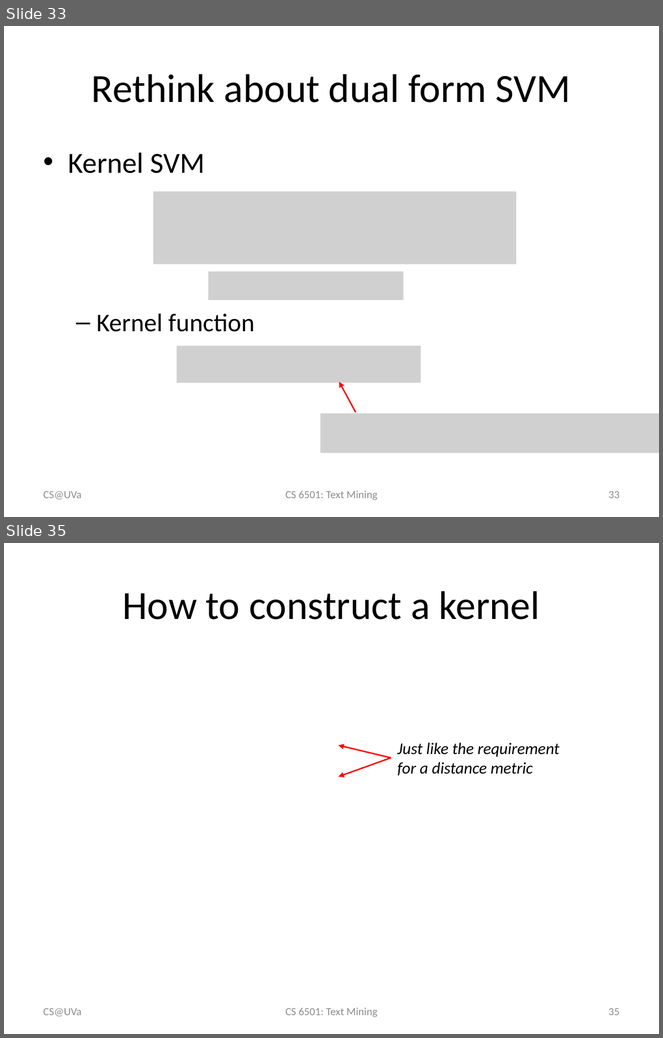
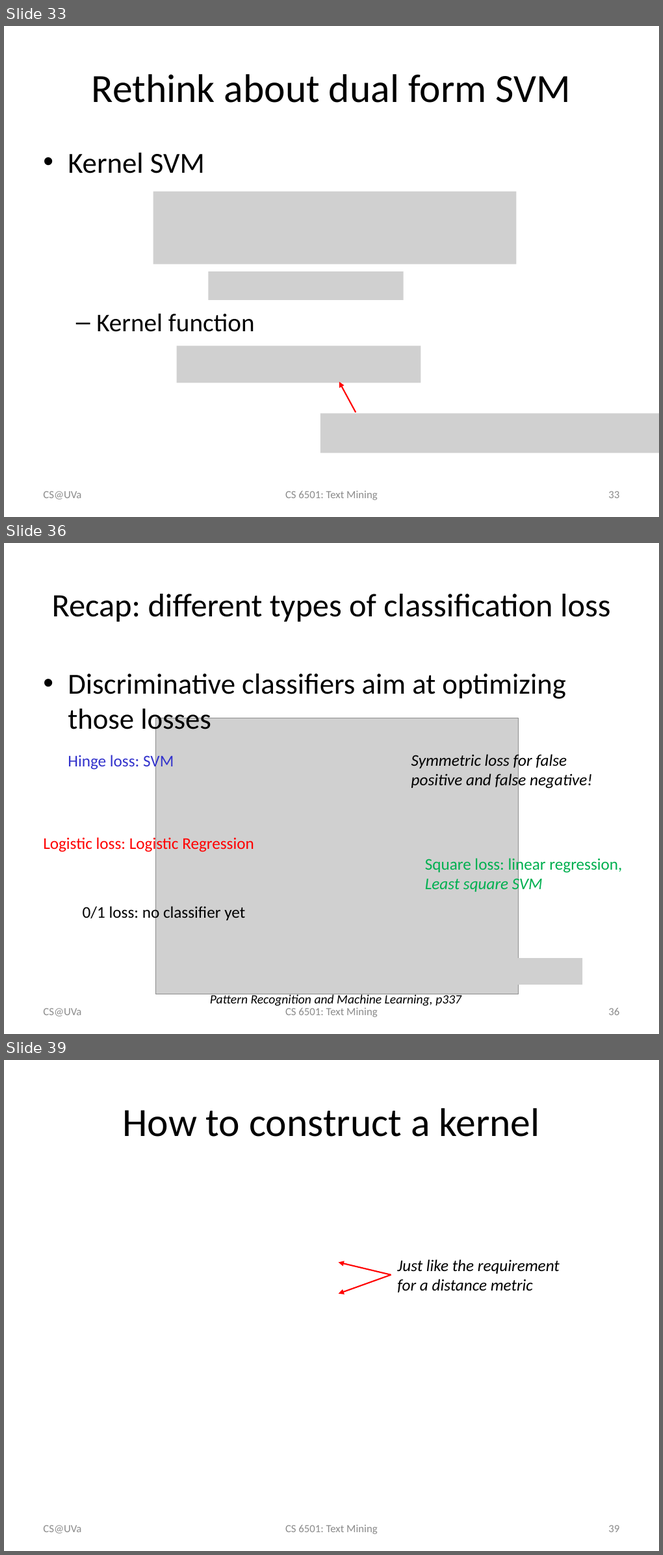
Before and after one commit to wang296/CS6501-Text-Mining, a slide deck: docs/svm.pptx. Shown one above the other, each under a label of ours: slides 33 and 35 before the commit, slides 33, 36 and 39 after it; the slides between them are not shown. The pictures are 663x1038 and 663x1555 pixels, drawn with LibreOffice and Linux fonts; fonts in the diff are those of the drawing; grey boxes stand for pictures. Boxes give left, top, right and bottom in pixels: in the first picture for what was removed or moved away, otherwise in the second. Text is boxed around its words. In the diff, an @@ line names an element or a change of style, - is before the commit and + after.

```diff
--- a/docs/svm.pptx
+++ b/docs/svm.pptx
@@ slide 36 added at box(4, 543, 659, 1034), background #FFFFFF @@
@@ title added at box(52, 594, 611, 622), 36 pt, text #000000 @@
+Recap: different types of classification loss
@@ text added at box(68, 674, 566, 737), 32 pt, text #000000 @@
+• Discriminative classifiers aim at optimizing those losses
@@ picture added at box(156, 719, 518, 995) @@
@@ text added at box(68, 754, 174, 771), 18 pt, text #3333CC @@
+Hinge loss: SVM
@@ text added at box(412, 752, 592, 789), 18 pt, text #000000, italic @@
+Symmetric loss for false positive and false negative!
@@ text added at box(43, 836, 254, 854), 18 pt, text #FF0000 @@
+Logistic loss: Logistic Regression
@@ text added at box(425, 856, 622, 894), 18 pt, text #00B050 @@
+Square loss: linear regression, Least square SVM
@@ text added at box(83, 905, 245, 923), 18 pt, text #000000 @@
+0/1 loss: no classifier yet
@@ picture added at box(508, 958, 582, 984) @@
@@ text added at box(43, 1008, 81, 1017), 12 pt, text #8C8C8C @@
+CS@UVa
@@ text added at box(210, 993, 462, 1006), 14 pt, text #000000, italic @@
+Pattern Recognition and Machine Learning, p337
@@ text added at box(285, 1008, 378, 1017), 12 pt, text #8C8C8C @@
+CS 6501: Text Mining
@@ page number added at box(608, 1008, 620, 1016), 12 pt, text #8C8C8C @@
+36
@@ what was slide 35 is now slide 39 @@
@@ page number at box(608, 1525, 620, 1533): text changed @@
-35
+39
```
Also in this commit, not shown: 9 slides changed, 3 other slides added, 7 other files.
